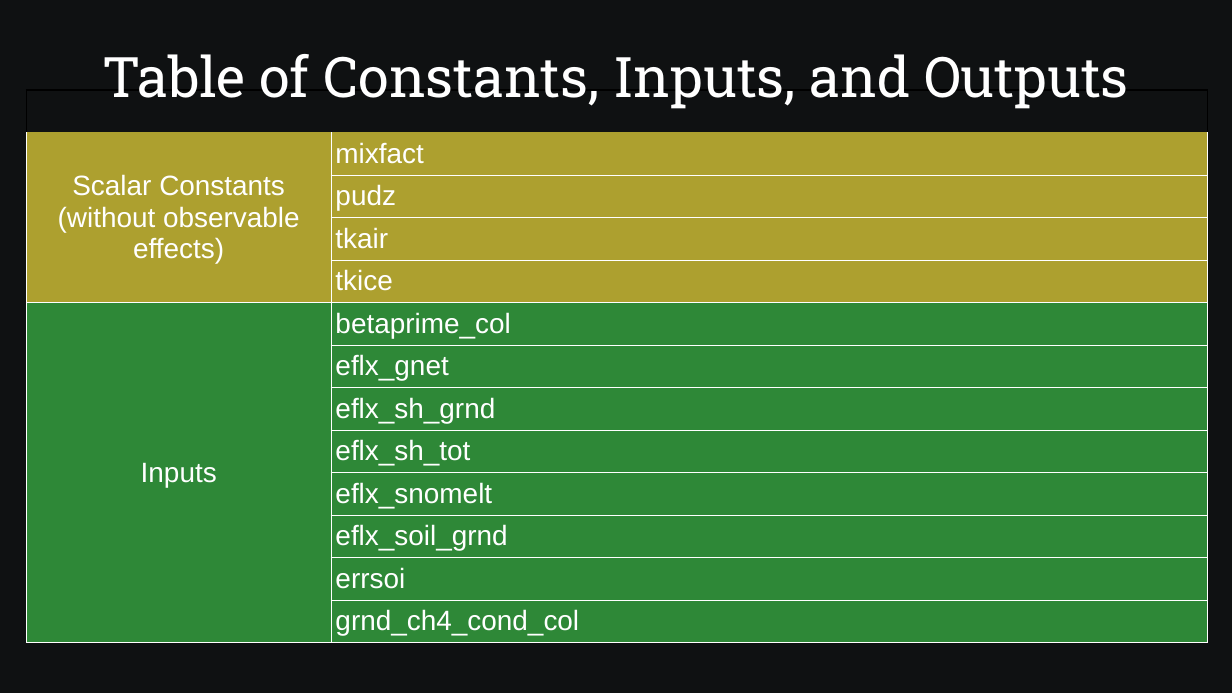
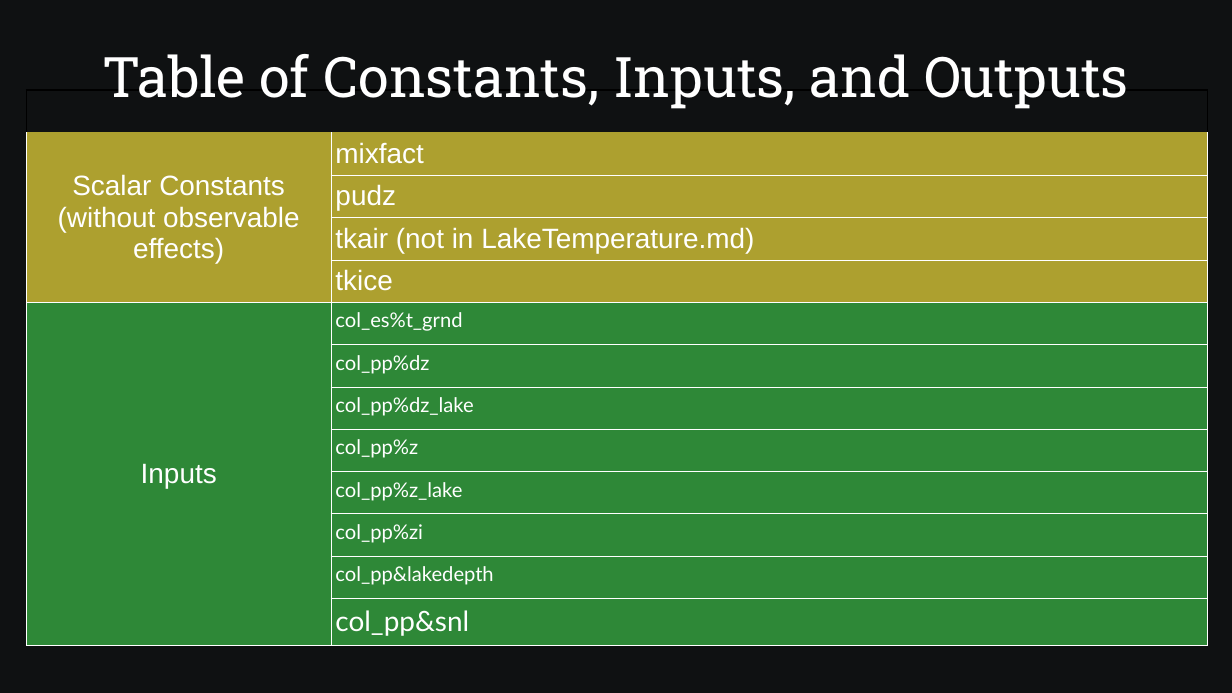
Before and after one commit to SamAllen06/lake_temp_work, a slide deck: slide 10 of documentation/for_collaborators/TestingSoftwareOverview.odp. Drawn at 1232x693 pixels with LibreOffice and Linux fonts; fonts in the diff are those of the drawing. Boxes give left, top, right and bottom in pixels: in the first picture for what was removed or moved away, otherwise in the second. Text is boxed around its words. In the diff, an @@ line names an element or a change of style, - is before the commit and + after.

Commit message:
Update inputs, outputs, and constants table

```diff
--- a/documentation/for_collaborators/TestingSoftwareOverview.odp
+++ b/documentation/for_collaborators/TestingSoftwareOverview.odp
@@ table at [27, 91, 1209, 641] @@
-row 4, column 2: tkair
+row 4, column 2: tkair (not in LakeTemperature.md)
-row 6, column 2: betaprime_col
+row 6, column 2: col_es%t_grnd
-row 7, column 2: eflx_gnet
+row 7, column 2: col_pp%dz
-row 8, column 2: eflx_sh_grnd
+row 8, column 2: col_pp%dz_lake
-row 9, column 2: eflx_sh_tot
+row 9, column 2: col_pp%z
-row 10, column 2: eflx_snomelt
+row 10, column 2: col_pp%z_lake
-row 11, column 2: eflx_soil_grnd
+row 11, column 2: col_pp%zi
-row 12, column 2: errsoi
+row 12, column 2: col_pp&lakedepth
-row 13, column 2: grnd_ch4_cond_col
+row 13, column 2: col_pp&snl
```
Also in this commit, not shown: 4 other slides changed, 1 slide added, 1 slide removed, 2 other files.
